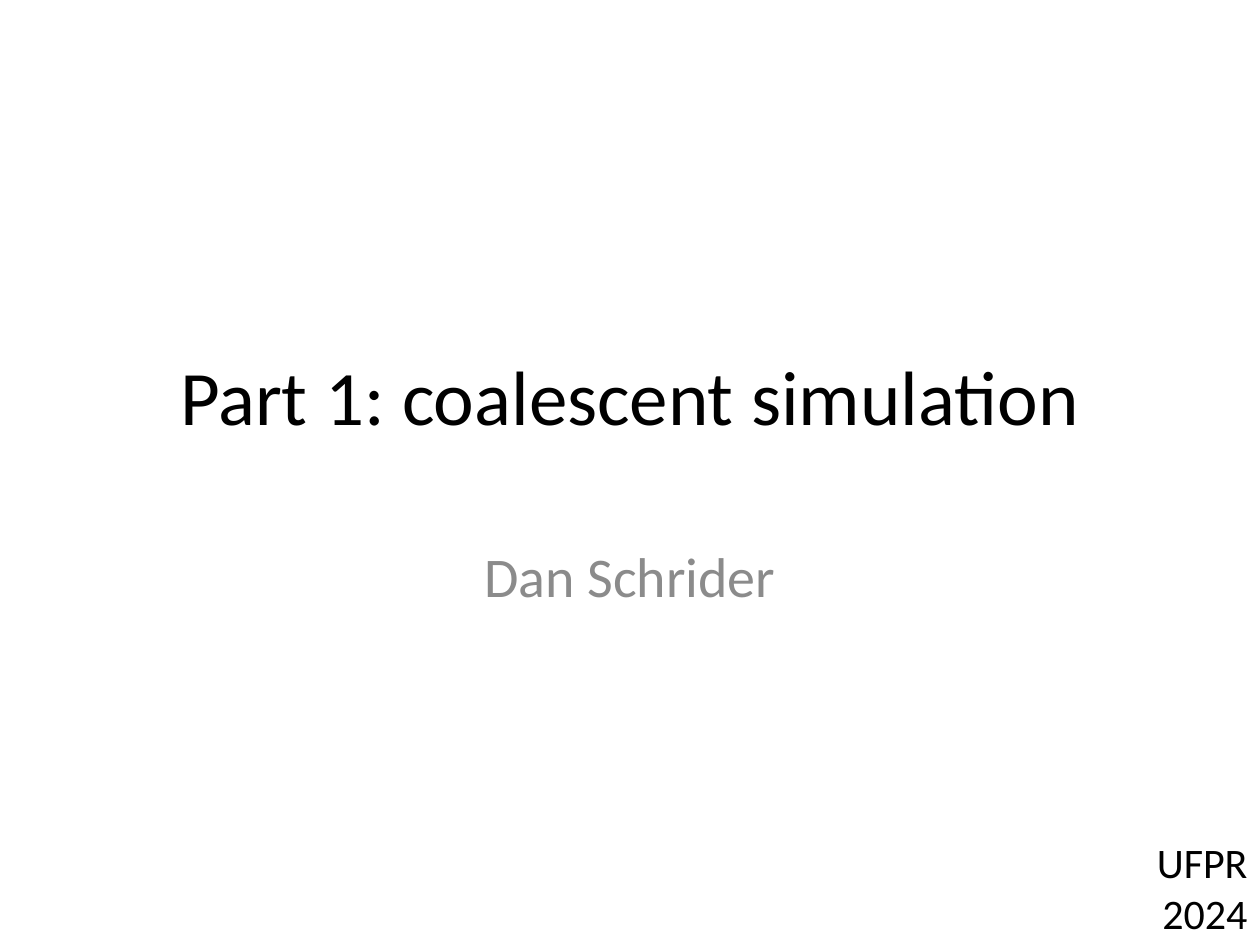
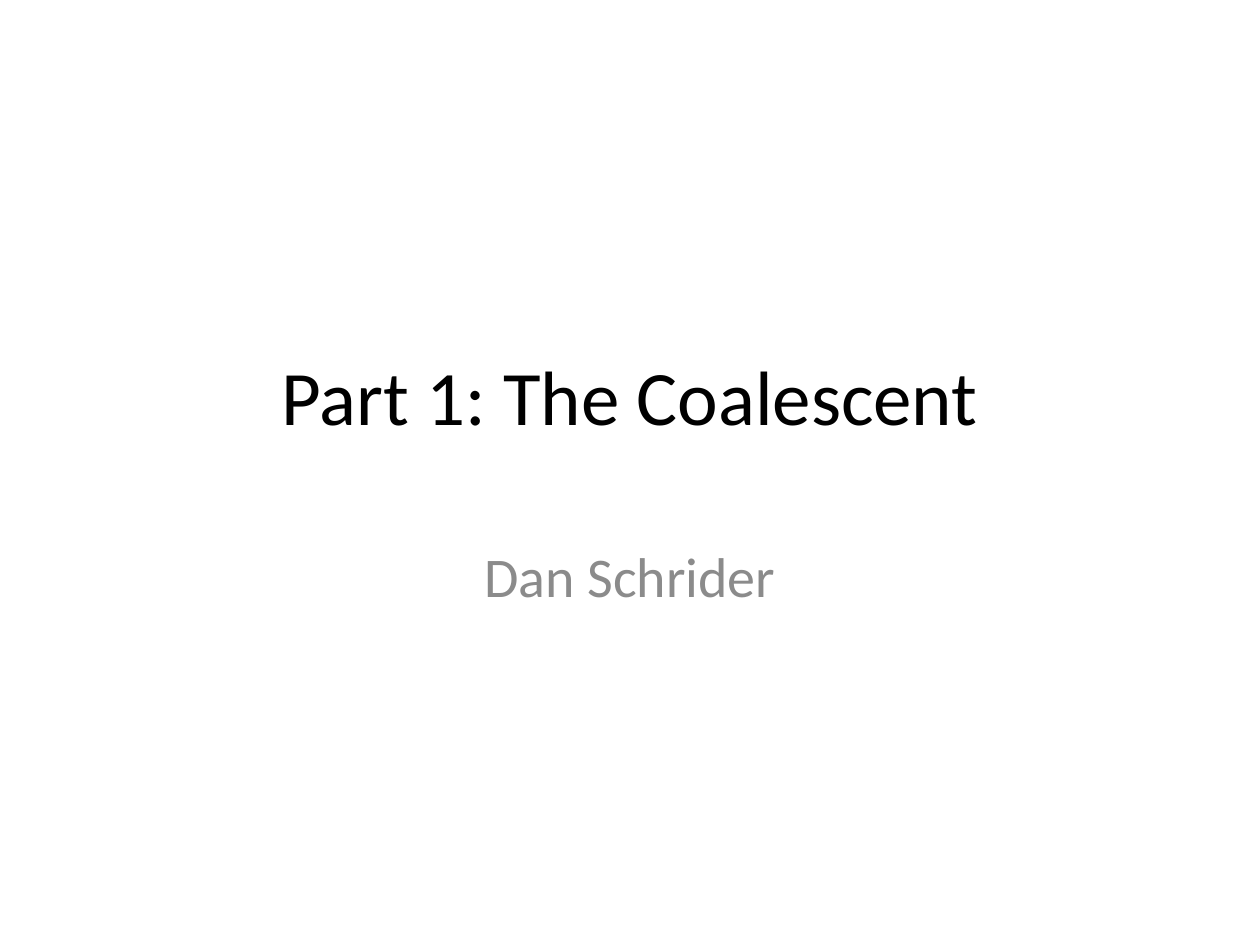
Before and after one commit to SchriderLab/evoMLWorkshop2024, a slide deck: slide 3 of day1/Part1_TheCoalescent.pptx (slide 1 before the commit). Drawn at 1260x945 pixels with LibreOffice and Linux fonts; fonts in the diff are those of the drawing. Boxes give left, top, right and bottom in pixels: in the first picture for what was removed or moved away, otherwise in the second. Text is boxed around its words. In the diff, an @@ line names an element or a change of style, - is before the commit and + after.

Commit message:
updated slides for day 1

```diff
--- a/day1/Part1_TheCoalescent.pptx
+++ b/day1/Part1_TheCoalescent.pptx
@@ title at [281, 371, 978, 426]: text changed @@
-Part 1: coalescent simulation
+Part 1: The Coalescent
@@ text removed at [1157, 851, 1248, 930] @@
-UFPR
-2024
```
Also in this commit, not shown: 3 slides added.
